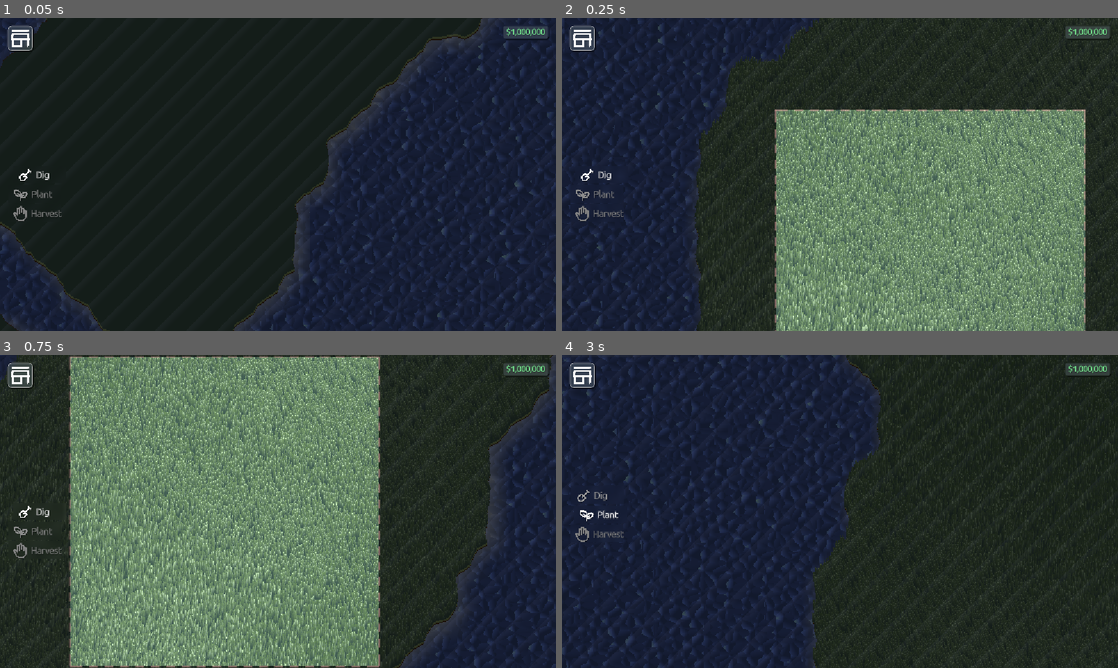
Above: before the commit, frames 1-4 (two rows, left to right).
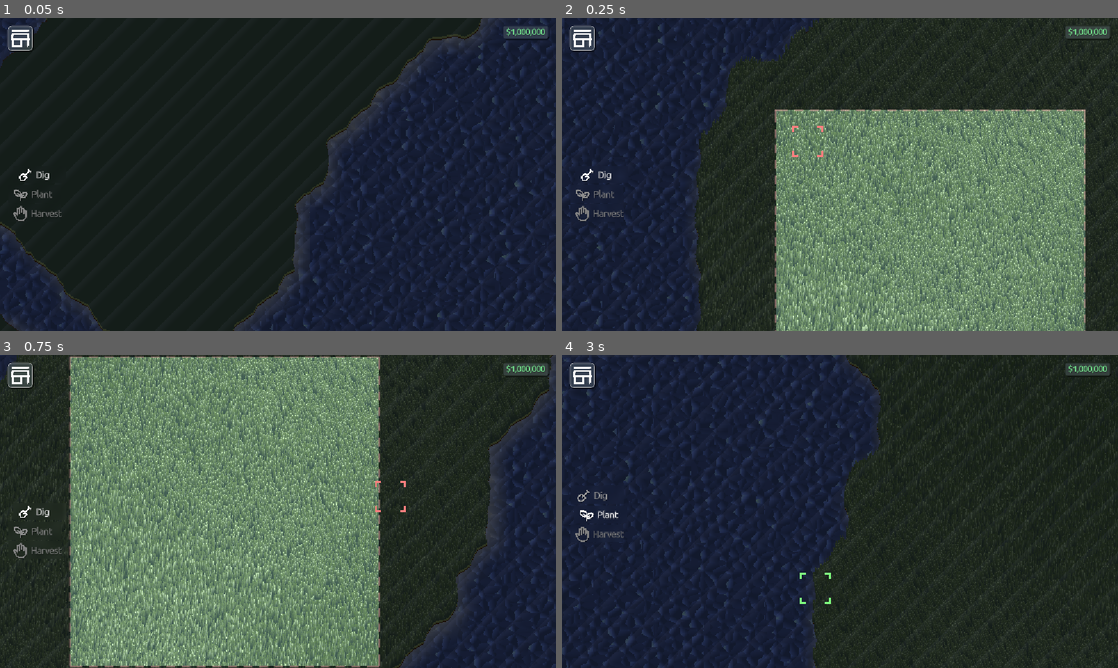
Above: after the commit, the same moments.

Repository: Glitch752/FarmAndFortune
Game: Godot game, scene res://scenes/Level.tscn
Two runs of this game, one before a commit and one after it. Both use one fixed random seed, a clock stepped at 60 frames per second and the inputs below.
Inputs (mouse positions are in pixels of both pictures, inside the frame that each line leads up to):
- Up to frame 1 (0.05 s): no input
- Up to frame 2 (0.25 s): no input
- Up to frame 3 (0.75 s): tap Enter at 0.5 s; move the mouse to (400, 495) at 0.52 s; hold D (move_right) from 0.53 s (still down); tap Alt at 0.6 s
- Up to frame 4 (3 s): move the mouse to (728, 527) at 1.27 s; release D (move_right) at 1.28 s; hold - (cycle_active_backward) 1.28-2.03 s; tap Shift at 1.35 s; move the mouse to (895, 442) at 2.02 s; hold D (move_right) 2.03-2.78 s; tap 1 at 2.1 s; move the mouse to (812, 574) at 2.77 s; hold = (cycle_active_forward) from 2.78 s (still down); tap 2 at 2.85 s

Frame 1 is identical in both runs. In frame 2, less than 0.1% of the frame differs, in the area x 41-47%, y 34-45%; in frame 3, less than 0.1%; in frame 4, less than 0.1%.

Commit message:
Interaction highlight

Diff:
--- a/scenes/Level.tscn
+++ b/scenes/Level.tscn
@@ -1,8 +1,9 @@
-[gd_scene load_steps=4 format=3 uid="uid://b2d1p2gey38o3"]
+[gd_scene load_steps=5 format=3 uid="uid://b2d1p2gey38o3"]
 
 [ext_resource type="Script" uid="uid://cwh0bxalewkly" path="res://world/map.gd" id="2_6vs76"]
 [ext_resource type="Script" uid="uid://cgva58gvhc5e0" path="res://scripts/camera_controller.gd" id="2_k5jlv"]
 [ext_resource type="PackedScene" uid="uid://c7m6n2cj5286m" path="res://scenes/LevelInterface.tscn" id="3_6vs76"]
+[ext_resource type="PackedScene" uid="uid://b70htm1f5xsu1" path="res://ui/Interaction.tscn" id="3_kl8ac"]
 
 [node name="Level" type="Node2D"]
 
@@ -17,6 +18,8 @@
 
 [node name="Chunks" type="Node2D" parent="Map"]
 
+[node name="Interaction" parent="." instance=ExtResource("3_kl8ac")]
+
 [node name="CanvasLayer" type="CanvasLayer" parent="."]
 
 [node name="LevelInterface" parent="CanvasLayer" instance=ExtResource("3_6vs76")]
--- a/scripts/map_singleton.gd
+++ b/scripts/map_singleton.gd
@@ -39,6 +39,17 @@
         floor(world_pos.y / float(TILE_SIZE))
     )
     return get_terrain_at(tile_pos)
+
+func tile_to_world_position(tile_pos: Vector2i) -> Vector2:
+    return Vector2(
+        tile_pos.x * TILE_SIZE + TILE_SIZE / 2.0,
+        tile_pos.y * TILE_SIZE + TILE_SIZE / 2.0
+    )
+func world_to_tile_position(world_pos: Vector2) -> Vector2i:
+    return Vector2i(
+        floor(world_pos.x / float(TILE_SIZE)),
+        floor(world_pos.y / float(TILE_SIZE))
+    )
 
 func check_grass_at_position(pos: Vector2):
     var chunk = get_chunk_at_world(pos)
--- /dev/null
+++ b/ui/Interaction.tscn
@@ -0,0 +1,10 @@
+[gd_scene load_steps=3 format=3 uid="uid://b70htm1f5xsu1"]
+
+[ext_resource type="Script" uid="uid://lfn28q261rn8" path="res://ui/interaction.gd" id="1_ato7f"]
+[ext_resource type="PackedScene" uid="uid://dubicjcr4ojb8" path="res://ui/InteractionHighlight.tscn" id="2_hkuyk"]
+
+[node name="Interaction" type="Node2D"]
+script = ExtResource("1_ato7f")
+
+[node name="InteractionHighlight" parent="." instance=ExtResource("2_hkuyk")]
+unique_name_in_owner = true
--- /dev/null
+++ b/ui/InteractionHighlight.tscn
@@ -0,0 +1,40 @@
+[gd_scene load_steps=2 format=3 uid="uid://dubicjcr4ojb8"]
+
+[ext_resource type="Script" uid="uid://c8i4ufxt5g4uj" path="res://ui/interaction_highlight.gd" id="1_ylaqa"]
+
+[node name="InteractionHighlight" type="Node2D"]
+z_index = 100
+z_as_relative = false
+script = ExtResource("1_ylaqa")
+
+[node name="Polygon2D" type="Polygon2D" parent="."]
+position = Vector2(8, -8)
+color = Color(0.96862745, 0.9529412, 0.6313726, 1)
+offset = Vector2(2, 2)
+polygon = PackedVector2Array(-2, -2, -5, -2, -5, -1, -3, -1, -3, 1, -2, 1)
+uv = PackedVector2Array(-2, -2, -5, -2, -5, -1, -3, -1, -3, 1, -2, 1)
+
+[node name="Polygon2D2" type="Polygon2D" parent="."]
+position = Vector2(8, 8)
+scale = Vector2(1, -1)
+color = Color(0.96862745, 0.9529412, 0.6313726, 1)
+offset = Vector2(2, 2)
+polygon = PackedVector2Array(-2, -2, -5, -2, -5, -1, -3, -1, -3, 1, -2, 1)
+uv = PackedVector2Array(-2, -2, -5, -2, -5, -1, -3, -1, -3, 1, -2, 1)
+
+[node name="Polygon2D4" type="Polygon2D" parent="."]
+position = Vector2(-8, 8)
+rotation = 3.1415927
+color = Color(0.96862745, 0.9529412, 0.6313726, 1)
+offset = Vector2(2, 2)
+polygon = PackedVector2Array(-2, -2, -5, -2, -5, -1, -3, -1, -3, 1, -2, 1)
+uv = PackedVector2Array(-2, -2, -5, -2, -5, -1, -3, -1, -3, 1, -2, 1)
+
+[node name="Polygon2D5" type="Polygon2D" parent="."]
+position = Vector2(-8, -8)
+rotation = 3.1415927
+scale = Vector2(1, -1)
+color = Color(0.96862745, 0.9529412, 0.6313726, 1)
+offset = Vector2(2, 2)
+polygon = PackedVector2Array(-2, -2, -5, -2, -5, -1, -3, -1, -3, 1, -2, 1)
+uv = PackedVector2Array(-2, -2, -5, -2, -5, -1, -3, -1, -3, 1, -2, 1)
--- /dev/null
+++ b/ui/interaction.gd
@@ -0,0 +1,32 @@
+extends Node2D
+
+@onready var highlight = $%InteractionHighlight
+
+var highlighted_tile: Vector2i = Vector2i.ZERO:
+    set(tile):
+        highlighted_tile = tile
+        interp_highlight()
+var highlight_color: Color:
+    set(value):
+        highlight_color = value
+        interp_highlight()
+
+func interp_highlight():
+    highlight.interp_to(MapSingleton.tile_to_world_position(highlighted_tile), highlight_color)
+
+func _ready() -> void:
+    InteractionSingleton.interaction_changed.connect(_on_interaction_changed)
+    _on_interaction_changed(InteractionSingleton.current_interaction)
+
+func _on_interaction_changed(current_interaction: InteractionSingleton.InteractionType) -> void:
+    match current_interaction:
+        InteractionSingleton.InteractionType.Dig:
+            highlight_color = Color(1, 0.5, 0.5)
+        InteractionSingleton.InteractionType.Plant:
+            highlight_color = Color(0.5, 1, 0.5)
+        InteractionSingleton.InteractionType.Harvest:
+            highlight_color = Color(0.5, 0.5, 1)
+
+func _process(_d) -> void:
+    var pos = get_viewport().get_camera_2d().get_global_mouse_position()
+    highlighted_tile = MapSingleton.world_to_tile_position(pos)
--- /dev/null
+++ b/ui/interaction_highlight.gd
@@ -0,0 +1,51 @@
+@tool
+
+extends Node2D
+
+@export var color: Color = Color("#f7f3a1"):
+    set(value):
+        color = value
+        _update_color()
+
+@export var size: Vector2i = Vector2i(16, 16):
+    set(value):
+        size = value
+        _update_size()
+
+func _update_color():
+    for idx in range(4):
+        var child = get_child(idx)
+        (child as Polygon2D).color = color
+
+func _update_size():
+    # The 4 corners go at (size/2, size/2), (size/2, -size/2), etc.
+    var s = Vector2(size)/2
+    var positions = [s*Vector2(1, -1), s*Vector2(1, 1), s*Vector2(-1, 1), s*Vector2(-1, -1)]
+    for idx in range(positions.size()):
+        get_child(idx).position = positions[idx]
+
+var interp_tween = null
+var color_target: Color
+
+## global_target: Vector2 | null
+## to_color: Color | null
+func interp_to(global_target: Variant, to_color: Variant = null, duration = 0.04):
+    if not global_target:
+        visible = false
+        return
+
+    if visible:
+        if interp_tween != null:
+            interp_tween.kill()
+            interp_tween = null
+
+        interp_tween = create_tween()
+        interp_tween.set_ignore_time_scale(true)
+        interp_tween.tween_property(self, "global_position", global_target, duration)
+        color_target = to_color if to_color else color_target
+        interp_tween.parallel().tween_property(self, "color", color_target, duration)
+    else:
+        global_position = global_target
+        color = to_color if to_color else color_target
+
+    visible = true
--- a/world/chunks/water/water.gd
+++ b/world/chunks/water/water.gd
@@ -9,7 +9,8 @@
 
 func _ready() -> void:
     material = material.duplicate()
-    (material as ShaderMaterial).set_shader_parameter("UV_OFFSET", chunk.chunk_position)
+    if !Engine.is_editor_hint():
+        (material as ShaderMaterial).set_shader_parameter("UV_OFFSET", chunk.chunk_position)
 
     var foam_image = generate_foam_texture()
     var foam_texture = ImageTexture.create_from_image(foam_image)
Not shown, added: ui/interaction.gd.uid
Not shown, added: ui/interaction_highlight.gd.uid
